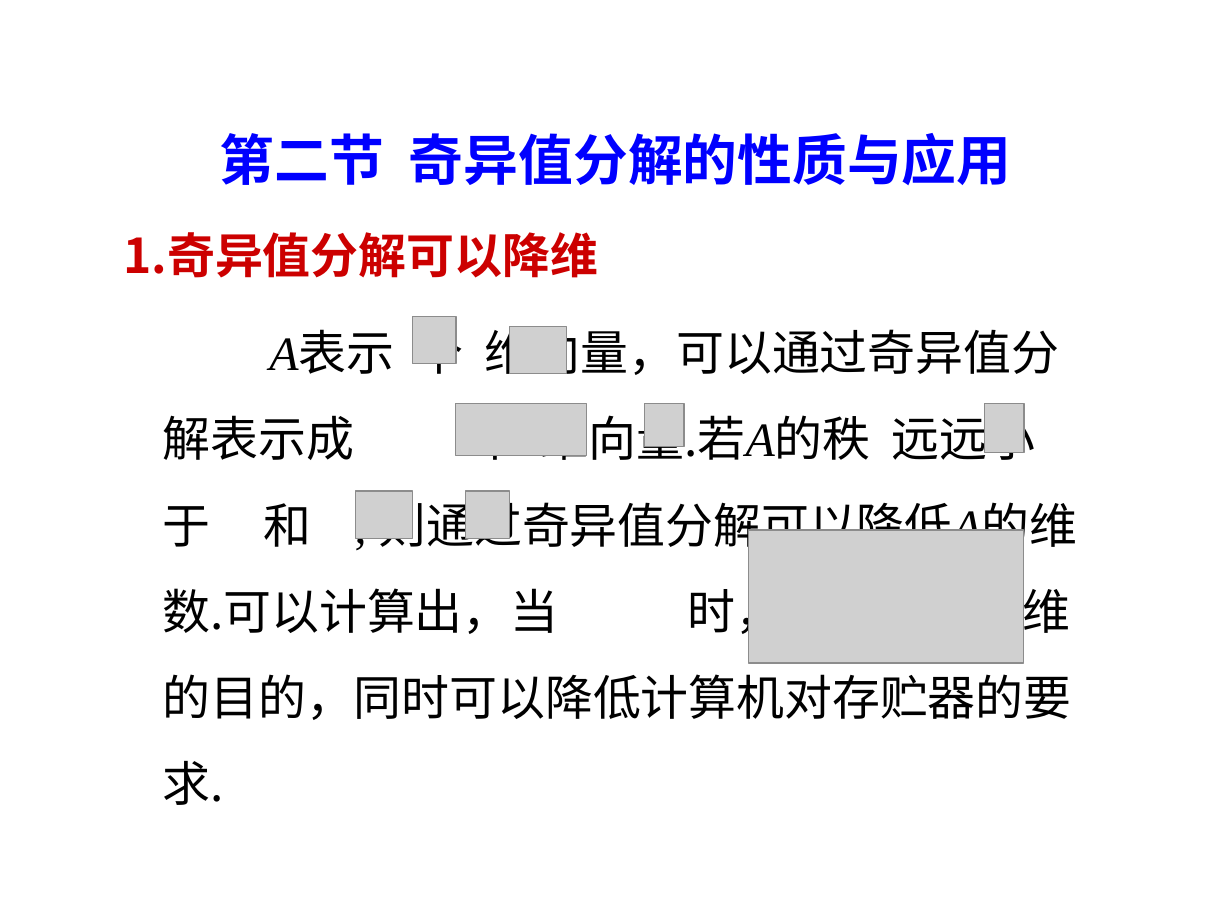
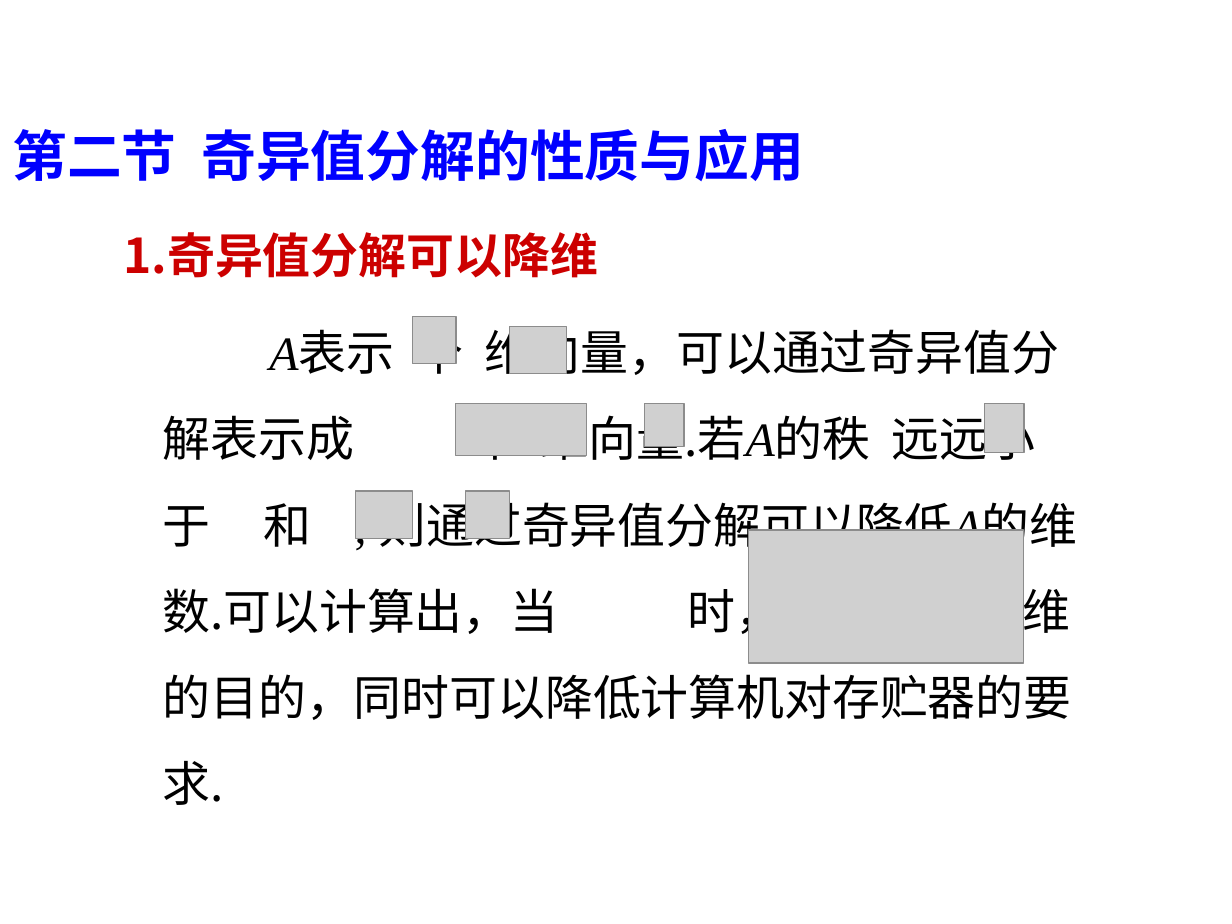
Before and after one commit to wykxwyc/wykxwyc_test, a slide deck: slide 20 of files/奇异值分解及应用.ppt. Drawn at 1232x924 pixels with LibreOffice and Linux fonts; fonts in the diff are those of the drawing; grey boxes stand for pictures; background and template pictures are left out. Boxes give left, top, right and bottom in pixels: in the first picture for what was removed or moved away, otherwise in the second. Text is boxed around its words. In the diff, an @@ line names an element or a change of style, - is before the commit and + after.

```diff
--- a/files/奇异值分解及应用.ppt
+++ b/files/奇异值分解及应用.ppt
@@ title "第二节 奇异值分解的性质与应用": place and size @@
-title "第二节 奇异值分解的性质与应用" at [220, 133, 1012, 185]
+title "第二节 奇异值分解的性质与应用" at [12, 129, 804, 181]
@@ title "第二节 奇异值分解的性质与应用" at [12, 129, 804, 181]: alignment centre to left; line spacing 1 to 0.9 @@
```
Also in this commit, not shown: 16 other slides changed, 3 other files.
